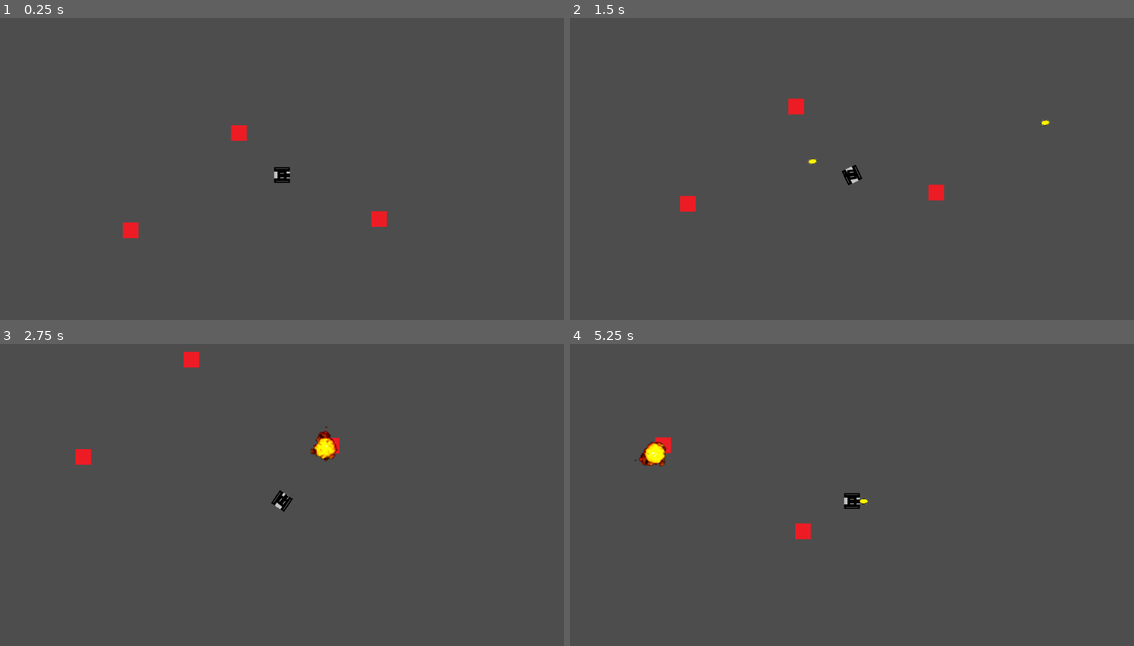
Above: before the commit, frames 1-4 (two rows, left to right).
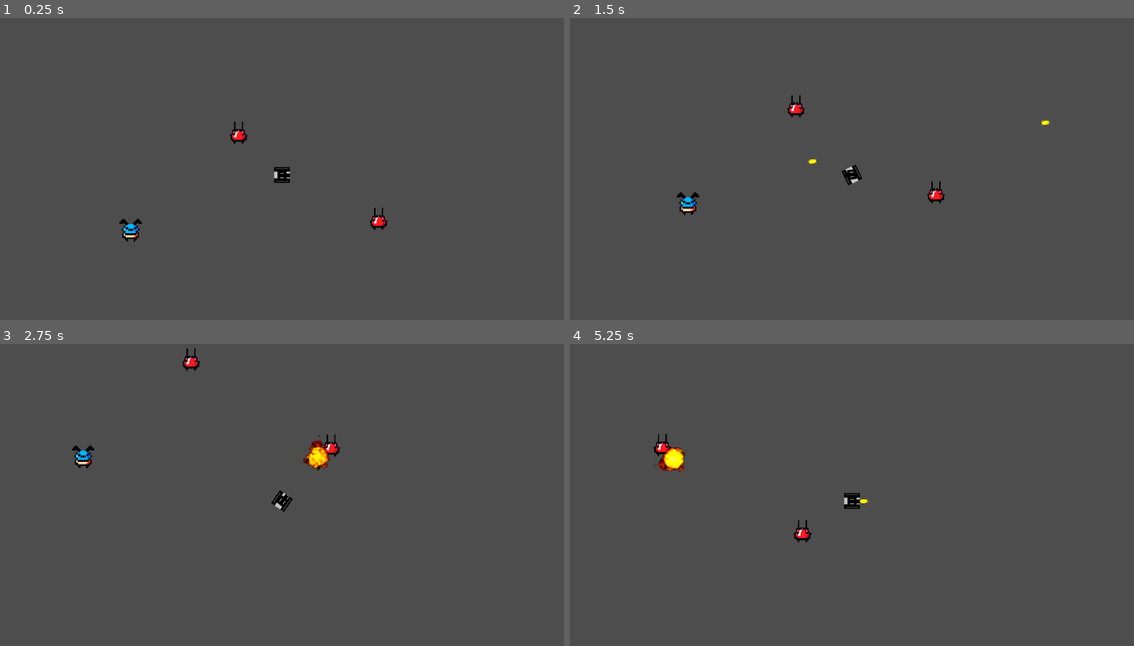
Above: after the commit, the same moments.

Repository: TheCrusty/Biotank-demake
Game: Godot game, scene res://levels/test_level.tscn
Two runs of this game, one before a commit and one after it. Both use one fixed random seed, a clock stepped at 60 frames per second and the inputs below.
Inputs (mouse positions are in pixels of both pictures, inside the frame that each line leads up to):
- Up to frame 1 (0.25 s): no input
- Up to frame 2 (1.5 s): tap Enter at 0.5 s; move the mouse to (976, 159) at 0.52 s; hold D (Rotate_Right) 0.53-1.28 s; tap Space (Shoot) at 0.6, 1.35 s; move the mouse to (739, 190) at 1.27 s; hold S (Reverse) from 1.28 s (still down)
- Up to frame 3 (2.75 s): move the mouse to (338, 431) at 2.02 s; release S (Reverse) at 2.03 s; hold D (Rotate_Right) from 2.03 s (still down); tap Space (Shoot) at 2.1 s
- Up to frame 4 (5.25 s): move the mouse to (823, 564) at 2.77 s; release D (Rotate_Right) at 2.78 s; hold W (Forward) 2.78-3.53 s; tap Space (Shoot) every 0.75 s from 2.85 to 5.1 s; move the mouse to (1021, 549) at 3.52 s; hold A (Rotate_Left) 3.53-5.03 s; move the mouse to (682, 452) at 4.27 s; move the mouse to (880, 501) at 5.02 s; hold S (Reverse) from 5.03 s (still down)

The runs differ from the first frame. In frame 1, 0.5% of the frame differs, in the area x 21-69%, y 34-75%; in frame 2, 0.5%; in frame 3, 0.8%, in the area x 12-61%, y 1-42%; in frame 4, 0.8%.

Commit message:
made it so enemies spawn with one of random sprites.

Diff:
--- a/levels/enemy.gd
+++ b/levels/enemy.gd
@@ -1,6 +1,10 @@
 extends Sprite2D
 
 var health = 5
+
+func _ready():
+	var rng = RandomNumberGenerator.new()
+	frame = rng.randi_range(0, 3)
 
 func takeDamage(amountDamage):
 	health = health - amountDamage
--- a/levels/enemy.tscn
+++ b/levels/enemy.tscn
@@ -1,12 +1,15 @@
 [gd_scene load_steps=4 format=3 uid="uid://dyyxfp7qicuri"]
 
-[ext_resource type="Texture2D" uid="uid://c7exsyr82l6ps" path="res://resources/placeholder.png" id="1_cnwdq"]
+[ext_resource type="Texture2D" uid="uid://of87nrexjdah" path="res://resources/Sprite Sheet.png" id="1_11brc"]
 [ext_resource type="Script" path="res://levels/enemy.gd" id="2_5fy66"]
 
 [sub_resource type="RectangleShape2D" id="RectangleShape2D_qpv0l"]
+size = Vector2(465, 476)
 
 [node name="Enemy" type="Sprite2D"]
-texture = ExtResource("1_cnwdq")
+scale = Vector2(0.1, 0.1)
+texture = ExtResource("1_11brc")
+hframes = 4
 script = ExtResource("2_5fy66")
 
 [node name="Area2D" type="Area2D" parent="."]
